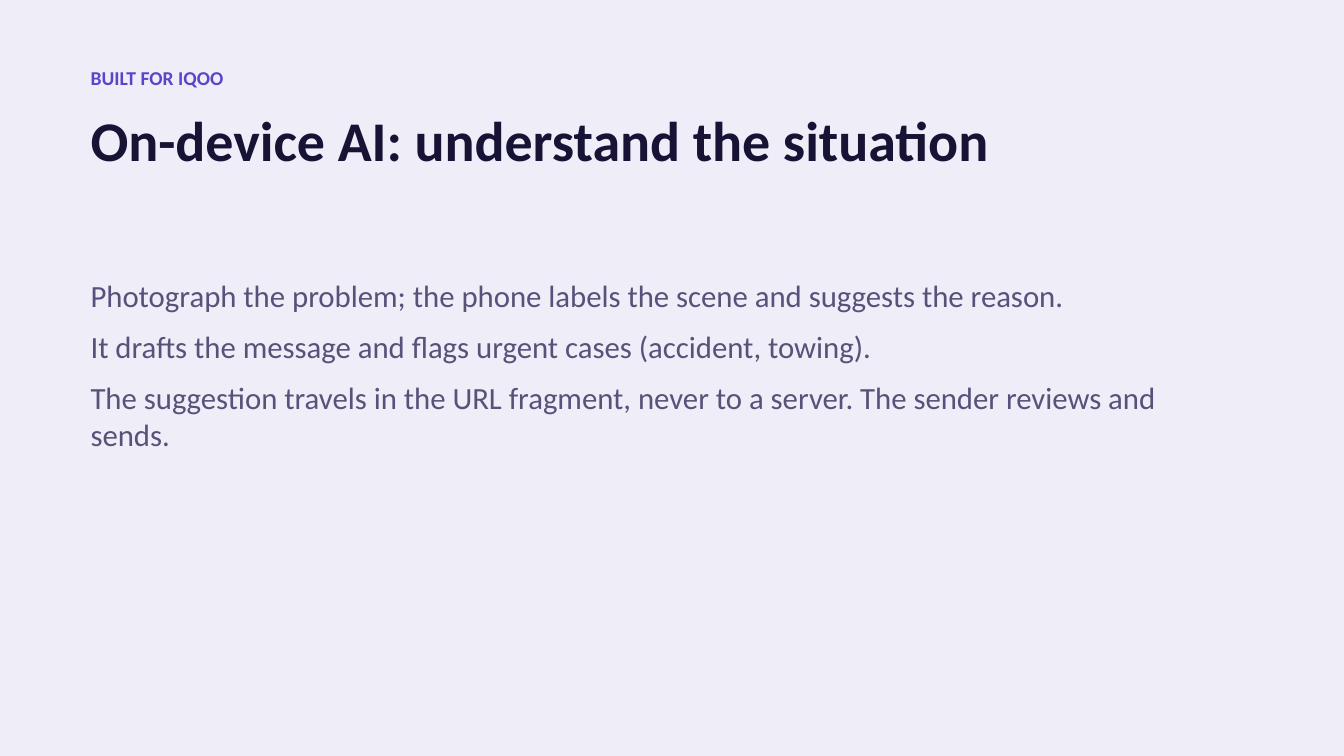
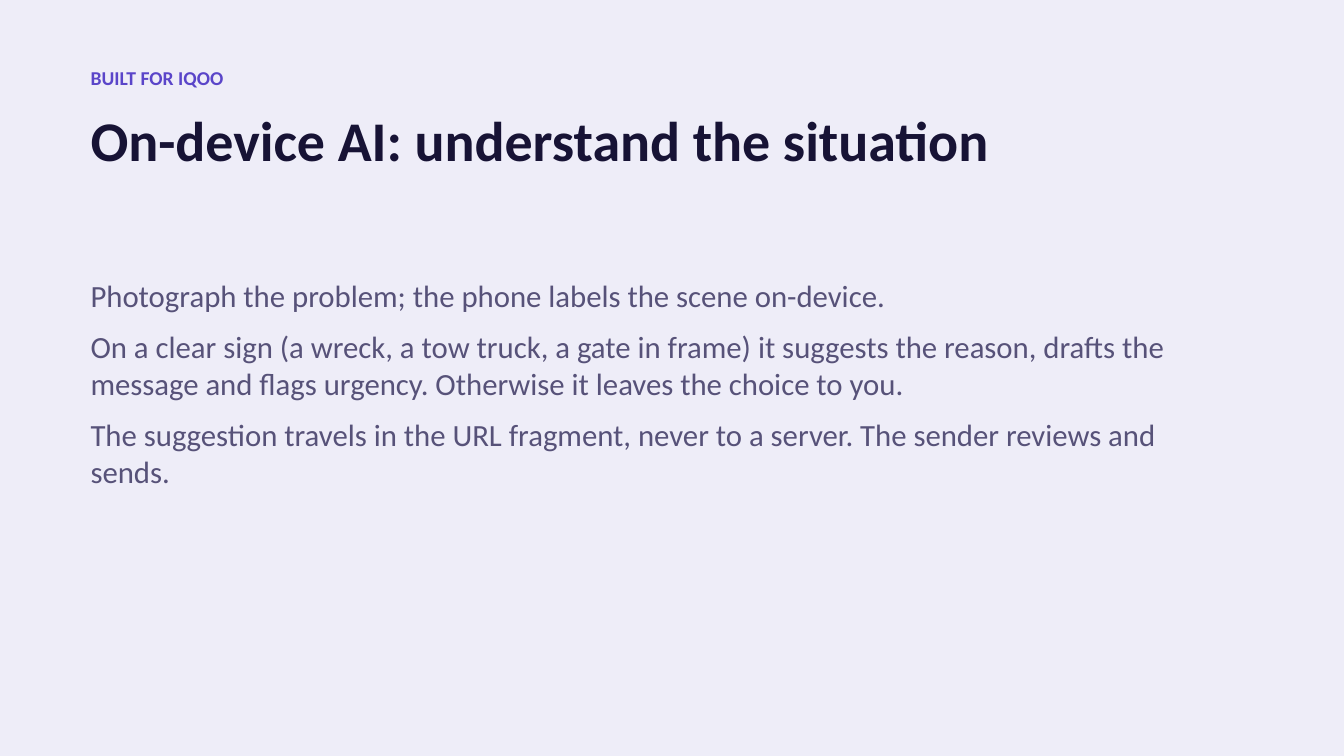
Before and after one commit to nikhilcherry/connect, a slide deck: slide 5 of docs/connect-iqoo-deck.pptx. Drawn at 1344x756 pixels with LibreOffice and Linux fonts; fonts in the diff are those of the drawing. Boxes give left, top, right and bottom in pixels: in the first picture for what was removed or moved away, otherwise in the second. Text is boxed around its words. In the diff, an @@ line names an element or a change of style, - is before the commit and + after.

```diff
--- a/docs/connect-iqoo-deck.pptx
+++ b/docs/connect-iqoo-deck.pptx
@@ text at [91,285,1164,401]: text changed @@
-Photograph the problem; the phone labels the scene and suggests the reason.
-It drafts the message and flags urgent cases (accident, towing).
+Photograph the problem; the phone labels the scene on-device.
+On a clear sign (a wreck, a tow truck, a gate in frame) it suggests the reason, drafts the message and flags urgency. Otherwise it leaves the choice to you.
```
